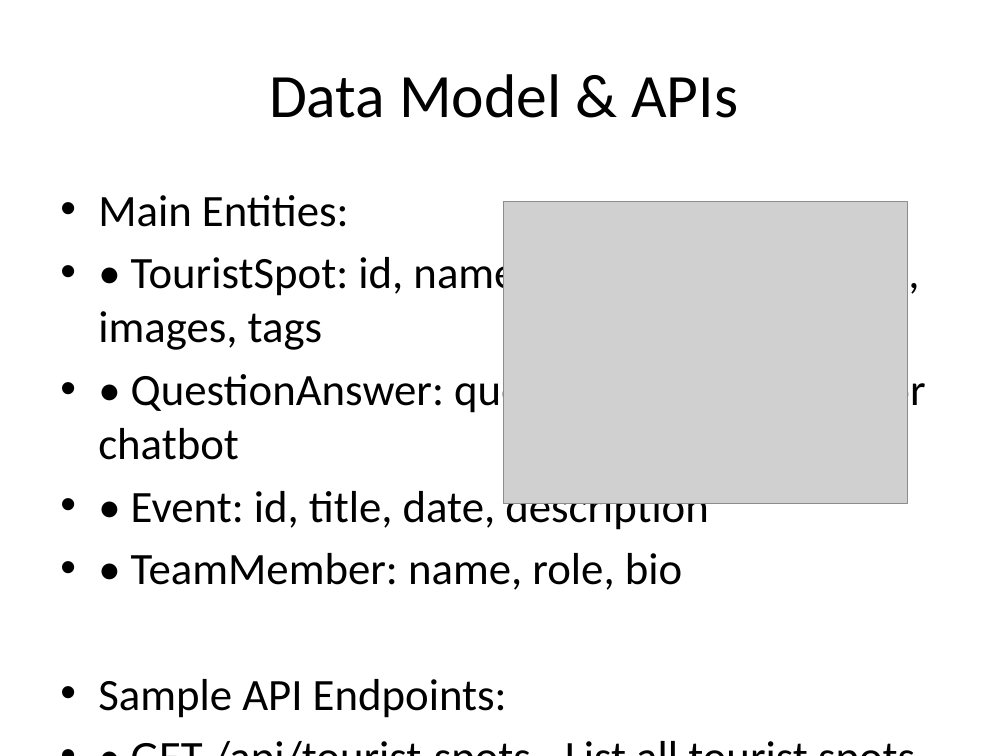
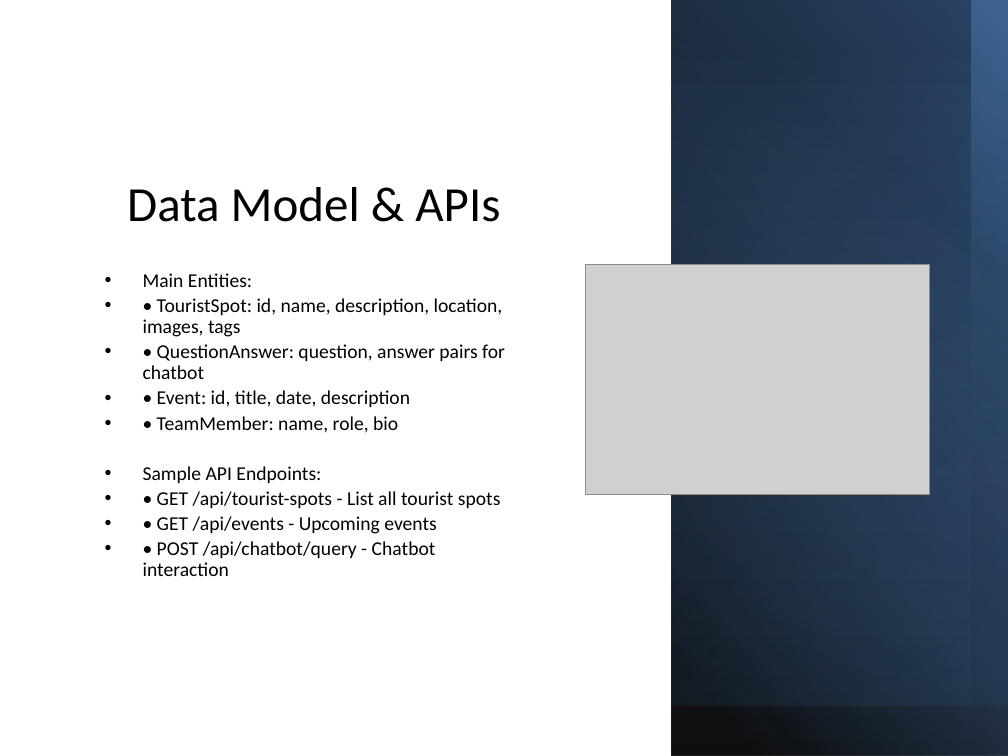
Before and after one commit to Attari-Home/ai-chatbot-ali, a slide deck: slide 5 of presentation.pptx. Drawn at 1008x756 pixels with LibreOffice and Linux fonts; fonts in the diff are those of the drawing; grey boxes stand for pictures. Boxes give left, top, right and bottom in pixels: in the first picture for what was removed or moved away, otherwise in the second. Text is boxed around its words. In the diff, an @@ line names an element or a change of style, - is before the commit and + after.

```diff
--- a/presentation.pptx
+++ b/presentation.pptx
@@ rectangle added at (671, 0, 1008, 756), fill gradient #000000 to #4F81BD @@
@@ rectangle added at (671, 0, 1008, 706), fill gradient #254061 @@
@@ rectangle added at (671, 0, 1008, 706), fill gradient #4F81BD to #000000 @@
@@ rectangle added at (671, 0, 970, 756), fill gradient #4F81BD to #000000 @@
@@ title "Data Model & APIs": place and size @@
-title "Data Model & APIs" at (269, 74, 738, 118)
+title "Data Model & APIs" at (127, 187, 500, 222)
@@ title "Data Model & APIs" at (127, 187, 500, 222): size 44 to 35 pt; vertical alignment middle to bottom @@
@@ text "Main Entities:": place and size @@
-text "Main Entities:" at (98, 195, 926, 718)
+text "Main Entities:" at (143, 273, 505, 576)
@@ text "Main Entities:" at (143, 273, 505, 576): size 32 to 14 pt; line spacing 1 to 0.9; less space between paragraphs @@
@@ picture: place and size @@
-picture at (504, 202, 907, 504)
+picture at (585, 265, 929, 495)
```
Also in this commit, not shown: 6 other slides changed.
